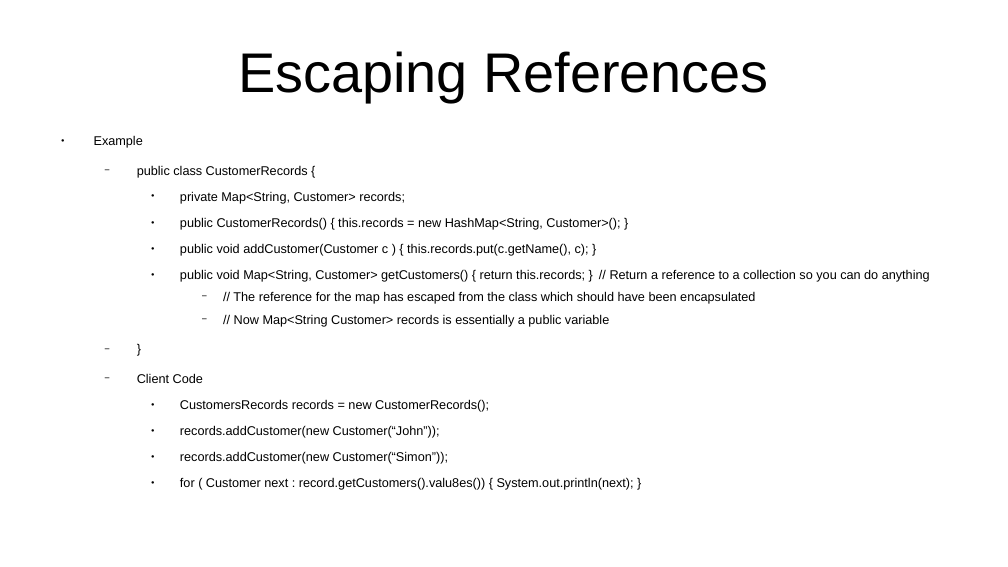
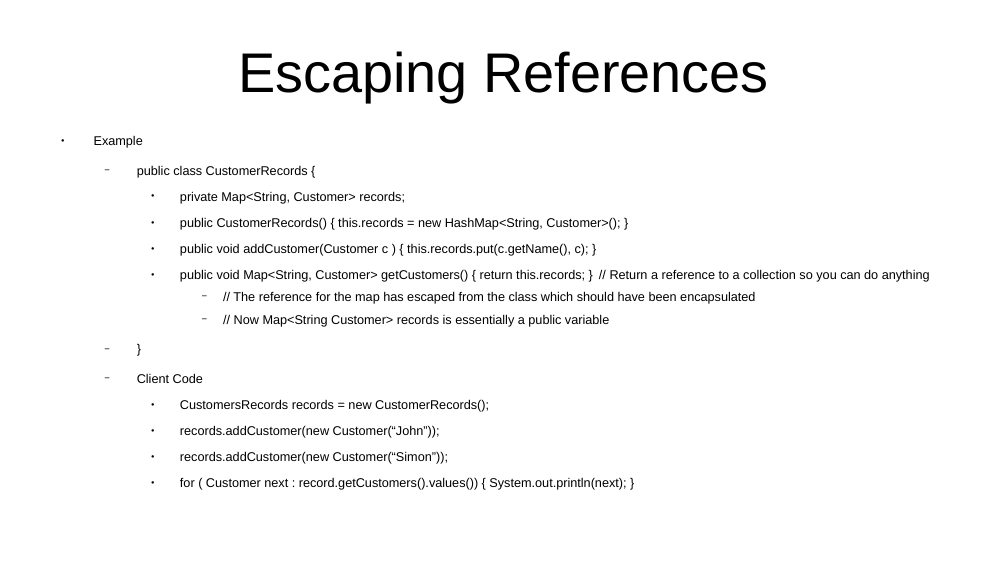
Before and after one commit to CharlesStockman/notesFromCourses, a slide deck: slide 9 of java/core/06_Java Memory Management.odp. Drawn at 1008x567 pixels with LibreOffice and Linux fonts; fonts in the diff are those of the drawing. Boxes give left, top, right and bottom in pixels: in the first picture for what was removed or moved away, otherwise in the second. Text is boxed around its words. In the diff, an @@ line names an element or a change of style, - is before the commit and + after.

```diff
--- a/java/core/06_Java Memory Management.odp
+++ b/java/core/06_Java Memory Management.odp
@@ text at [180,477,626,490]: text changed @@
-    ● for ( Customer next : record.getCustomers().valu8es()) { System.out.println(next); }
+    ● for ( Customer next : record.getCustomers().values()) { System.out.println(next); }
```
Also in this commit, not shown: 2 other slides changed, 27 other files.
